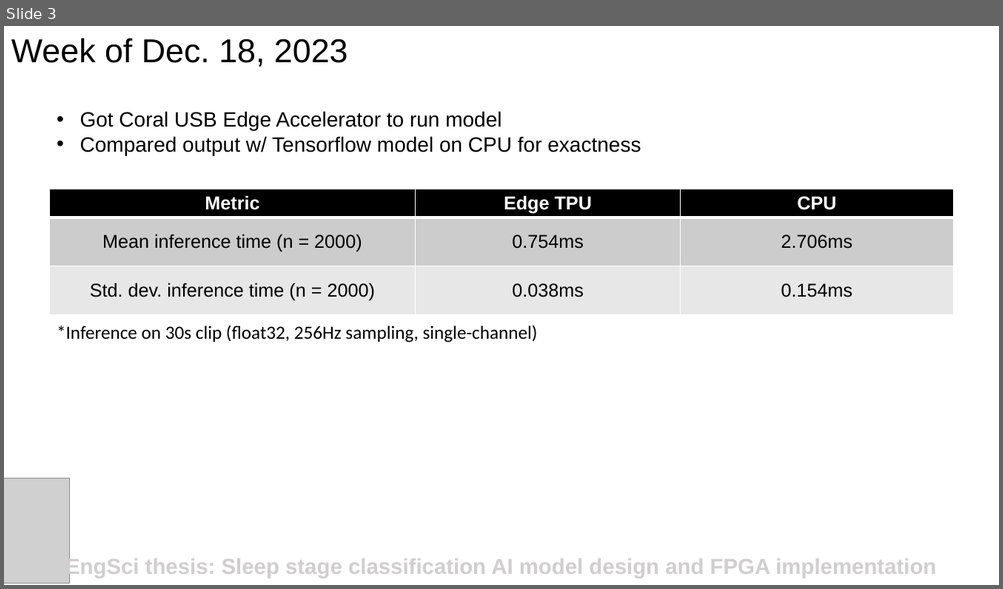
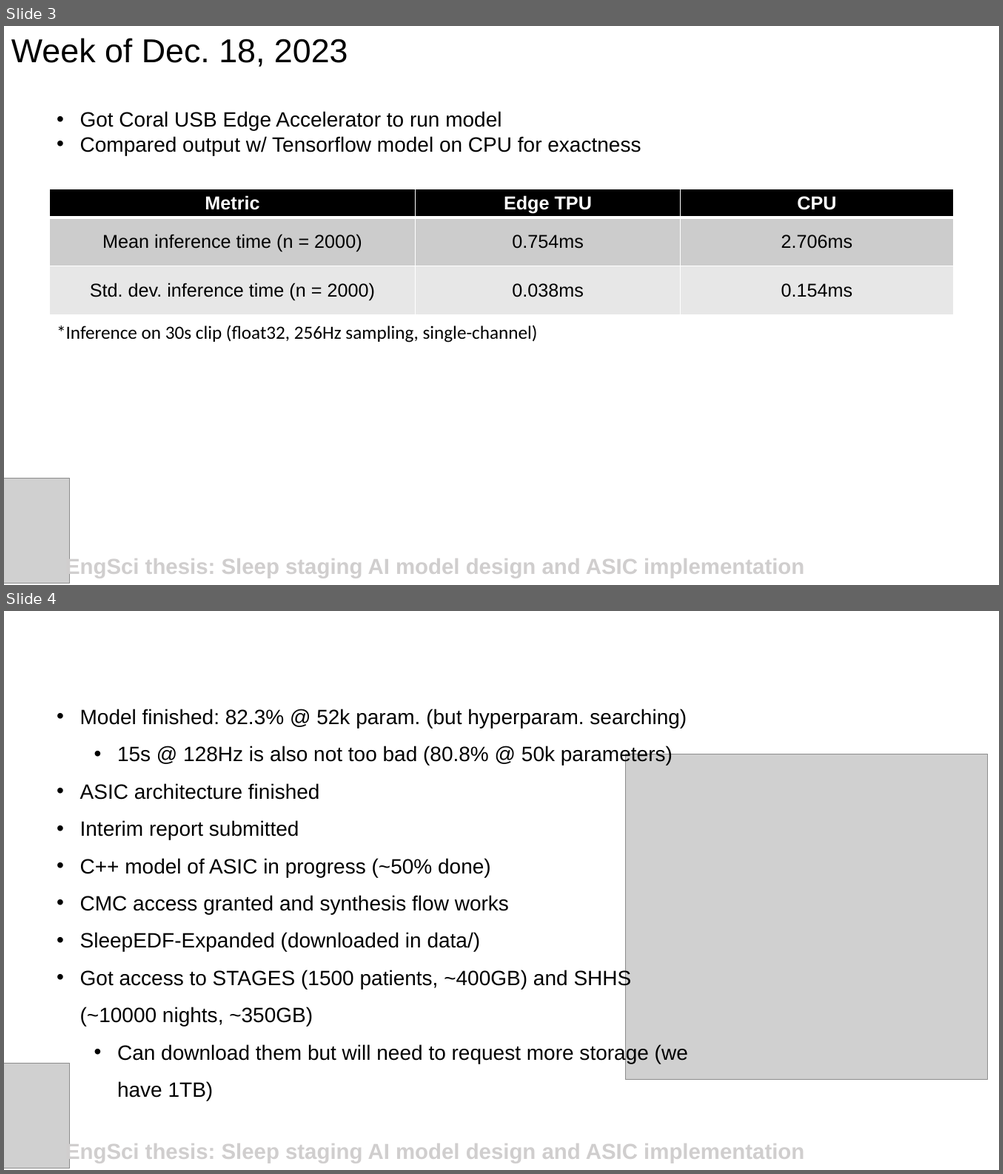
Before and after one commit to TristanRobitaille/engsci-thesis, a slide deck: weekly_progress.pptx. Shown one above the other, each under a label of ours: slide 3 before the commit, slides 3 and 4 after it. The pictures are 1003x589 and 1003x1174 pixels, drawn with LibreOffice and Linux fonts; fonts in the diff are those of the drawing; grey boxes stand for pictures. Boxes give left, top, right and bottom in pixels: in the first picture for what was removed or moved away, otherwise in the second. Text is boxed around its words. In the diff, an @@ line names an element or a change of style, - is before the commit and + after.

```diff
--- a/weekly_progress.pptx
+++ b/weekly_progress.pptx
@@ slide 4 added at box(4, 611, 999, 1170), background #FFFFFF @@
@@ text added at box(80, 709, 688, 1101), 20 pt, text #000000 @@
+• Model finished: 82.3% @ 52k param. (but hyperparam. searching)
+  • 15s @ 128Hz is also not too bad (80.8% @ 50k parameters)
+• ASIC architecture finished
+• Interim report submitted
+• C++ model of ASIC in progress (~50% done)
+• CMC access granted and synthesis flow works
+• SleepEDF-Expanded (downloaded in data/)
+• Got access to STAGES (1500 patients, ~400GB) and SHHS (~10000 nights, ~350GB)
+  • Can download them but will need to request more storage (we have 1TB)
@@ picture added at box(625, 755, 987, 1080) @@
@@ picture added at box(4, 1064, 69, 1169) @@
@@ text added at box(65, 1142, 804, 1164), 21 pt, text #D0CECE, bold @@
+EngSci thesis: Sleep staging AI model design and ASIC implementation
@@ slide 3 changed as well @@
@@ text at box(65, 557, 804, 579): text changed @@
-EngSci thesis: Sleep stage classification AI model design and FPGA implementation
+EngSci thesis: Sleep staging AI model design and ASIC implementation
```
Also in this commit, not shown: 2 other slides changed, 7 other files.
